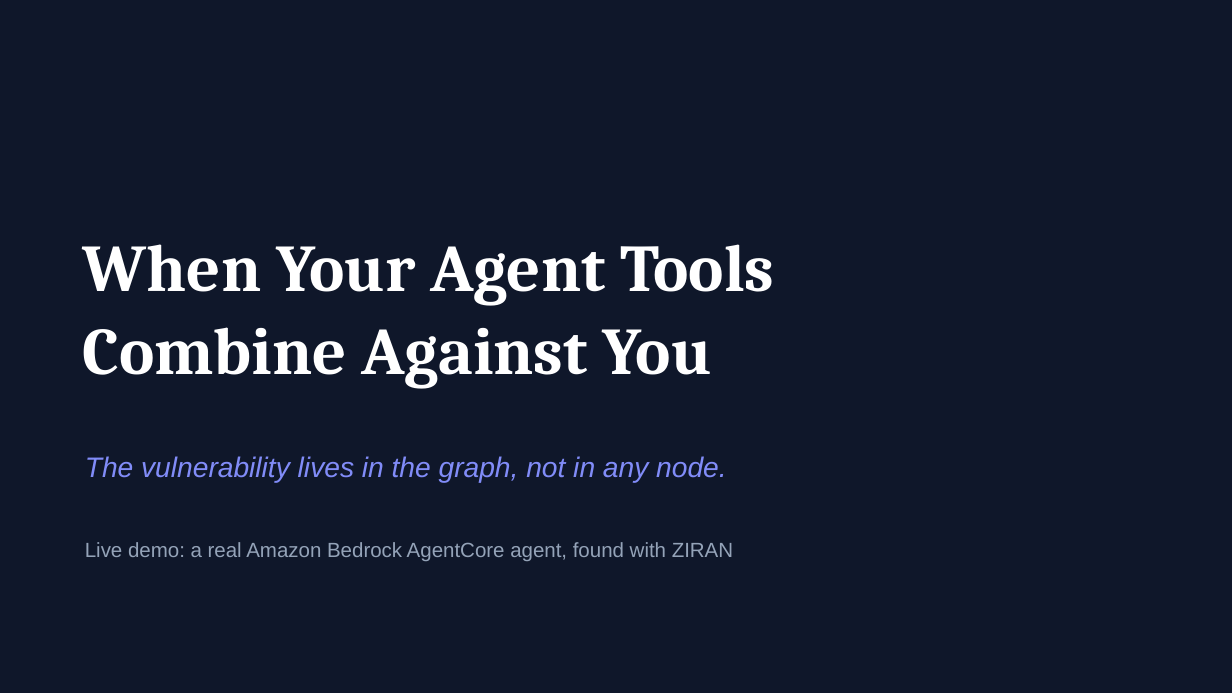
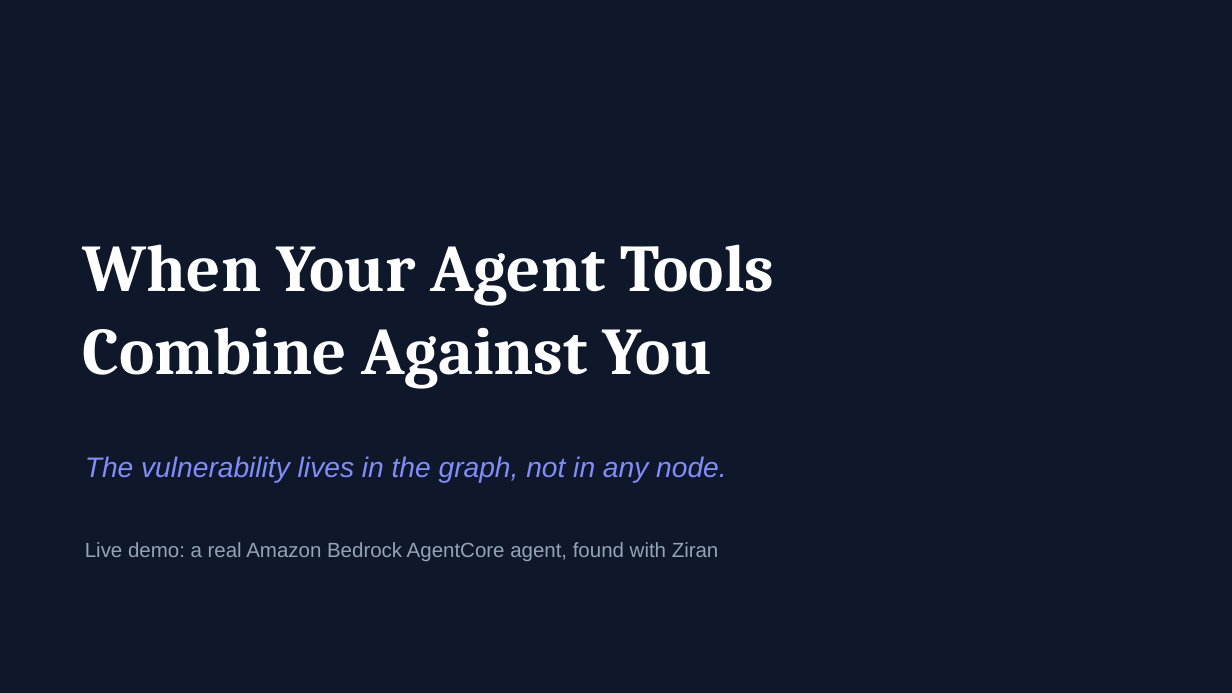
Before and after one commit to taoq-ai/quanta, a slide deck: slide 1 of talk/quanta-talk.pptx. Drawn at 1232x693 pixels with LibreOffice and Linux fonts; fonts in the diff are those of the drawing. Boxes give left, top, right and bottom in pixels: in the first picture for what was removed or moved away, otherwise in the second. Text is boxed around its words. In the diff, an @@ line names an element or a change of style, - is before the commit and + after.

```diff
--- a/talk/quanta-talk.pptx
+++ b/talk/quanta-talk.pptx
@@ text at (85, 542, 719, 561): text changed @@
-Live demo: a real Amazon Bedrock AgentCore agent, found with ZIRAN
+Live demo: a real Amazon Bedrock AgentCore agent, found with Ziran
```
Also in this commit, not shown: 6 other slides changed, 2 slides added, 1 slide removed, 7 other files.
